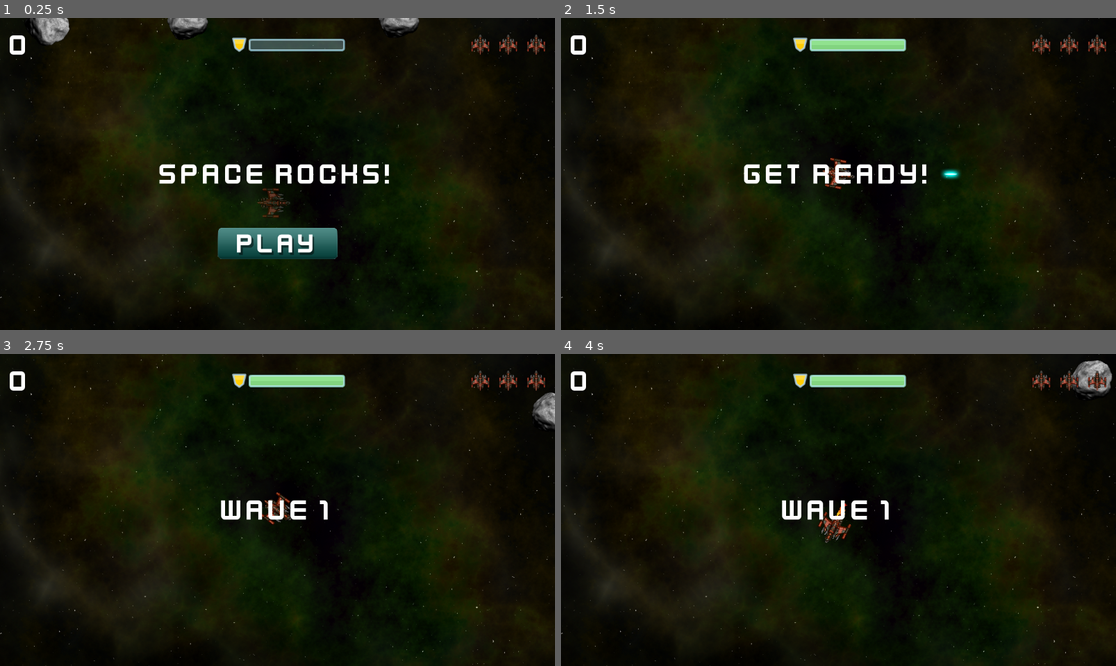
Above: before the commit, frames 1-4 (two rows, left to right).
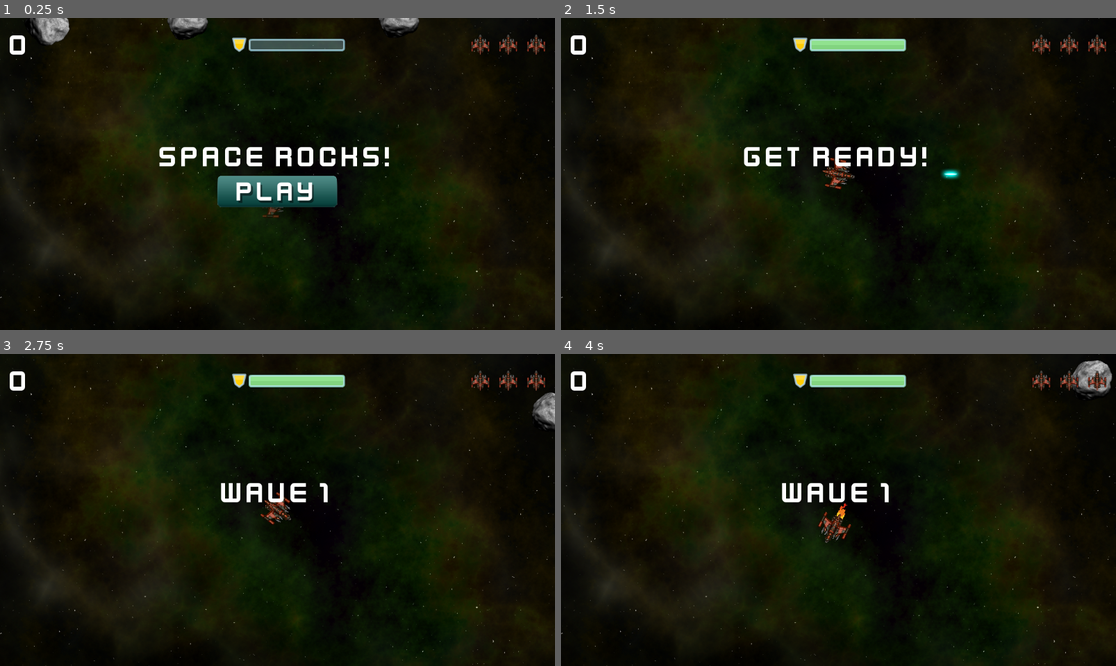
Above: after the commit, the same moments.

Repository: PacktPublishing/Godot-4-Game-Development-Projects-Second-Edition
Game: Godot game, scene res://main.tscn
Same seed, same stepped clock (60 frames per second), same inputs: the game is played once before the commit and once after it.
Inputs (mouse positions are in pixels of both pictures, inside the frame that each line leads up to; where the layout moved, square brackets give the same spot in the first picture):
- Up to frame 1 (0.25 s): no input
- Up to frame 2 (1.5 s): click (838, 192) [838, 242] at 0.5 s; tap Enter at 1.25 s; hold D (rotate_right) from 1.28 s (still down); hold Space (shoot) from 1.28 s (still down)
- Up to frame 3 (2.75 s): release D (rotate_right) at 2.03 s; release Space (shoot) at 2.03 s; hold A (rotate_left) from 2.03 s (still down); tap Space (shoot) at 2.1 s
- Up to frame 4 (4 s): release A (rotate_left) at 2.78 s; hold D (rotate_right) 2.78-3.53 s; hold Space (shoot) 2.78-3.53 s; hold W (thrust) from 3.53 s (still down); tap Space (shoot) at 3.6 s

The runs differ from the first frame. In frame 1, 6.4% of the frame differs, in the area x 28-71%, y 41-78%; in frame 2, 1.9%; in frame 3, 1.1%; in frame 4, 1.1%.

Commit message:
update space rocks UI to match book layout

Diff:
--- a/Chapter03 - Space Rocks/space_rocks/hud.gd
+++ b/Chapter03 - Space Rocks/space_rocks/hud.gd
@@ -3,8 +3,10 @@
 signal start_game
 
 @onready var lives_counter = $MarginContainer/HBoxContainer/LivesCounter.get_children()
-@onready var score_label = $MarginContainer/HBoxContainer/Score
+@onready var score_label = $MarginContainer/HBoxContainer/ScoreLabel
 @onready var shield_bar = $MarginContainer/HBoxContainer/ShieldBar
+@onready var message = $VBoxContainer/Message
+@onready var start_button = $VBoxContainer/StartButton
 
 var bar_textures = {
 	"green": preload("res://assets/bar_green_200.png"),
@@ -21,8 +23,8 @@
 	shield_bar.value = value
 
 func show_message(text):
-	$Message.text = text
-	$Message.show()
+	message.text = text
+	message.show()
 	$Timer.start()
 
 func update_score(value):
@@ -35,14 +37,14 @@
 func game_over():
 	show_message("Game Over")
 	await $Timer.timeout
-	$StartButton.show()
+	start_button.show()
 
 
 func _on_start_button_pressed():
-	$StartButton.hide()
+	start_button.hide()
 	start_game.emit()
 
 
 func _on_timer_timeout():
-	$Message.hide()
-	$Message.text = ""
+	message.hide()
+	message.text = ""
--- a/Chapter03 - Space Rocks/space_rocks/hud.tscn
+++ b/Chapter03 - Space Rocks/space_rocks/hud.tscn
@@ -16,6 +16,10 @@
 [node name="HUD" type="CanvasLayer"]
 script = ExtResource("1_klot2")
 
+[node name="Timer" type="Timer" parent="."]
+wait_time = 2.0
+one_shot = true
+
 [node name="MarginContainer" type="MarginContainer" parent="."]
 anchors_preset = 10
 anchor_right = 1.0
@@ -28,7 +32,7 @@
 [node name="HBoxContainer" type="HBoxContainer" parent="MarginContainer"]
 layout_mode = 2
 
-[node name="Score" type="Label" parent="MarginContainer/HBoxContainer"]
+[node name="ScoreLabel" type="Label" parent="MarginContainer/HBoxContainer"]
 layout_mode = 2
 size_flags_horizontal = 2
 text = "0"
@@ -68,35 +72,28 @@
 texture = ExtResource("2_af85j")
 stretch_mode = 5
 
-[node name="StartButton" type="TextureButton" parent="."]
-anchors_preset = 8
-anchor_left = 0.5
+[node name="VBoxContainer" type="VBoxContainer" parent="."]
+anchors_preset = 14
 anchor_top = 0.5
-anchor_right = 0.5
+anchor_right = 1.0
 anchor_bottom = 0.5
-offset_left = -124.5
-offset_top = 111.5
-offset_right = 124.5
-offset_bottom = 176.5
+offset_top = -72.0
+offset_bottom = 72.0
 grow_horizontal = 2
 grow_vertical = 2
-texture_normal = ExtResource("4_akms8")
-texture_hover = ExtResource("5_sb8xd")
 
-[node name="Message" type="Label" parent="."]
-anchors_preset = 15
-anchor_right = 1.0
-anchor_bottom = 1.0
-grow_horizontal = 2
-grow_vertical = 2
+[node name="Message" type="Label" parent="VBoxContainer"]
+layout_mode = 2
 text = "Space Rocks!"
 label_settings = SubResource("LabelSettings_5pf8b")
 horizontal_alignment = 1
 vertical_alignment = 1
 
-[node name="Timer" type="Timer" parent="."]
-wait_time = 2.0
-one_shot = true
+[node name="StartButton" type="TextureButton" parent="VBoxContainer"]
+layout_mode = 2
+size_flags_horizontal = 4
+texture_normal = ExtResource("4_akms8")
+texture_hover = ExtResource("5_sb8xd")
 
-[connection signal="pressed" from="StartButton" to="." method="_on_start_button_pressed"]
 [connection signal="timeout" from="Timer" to="." method="_on_timer_timeout"]
+[connection signal="pressed" from="VBoxContainer/StartButton" to="." method="_on_start_button_pressed"]
Not shown, added: ERRATA.md
